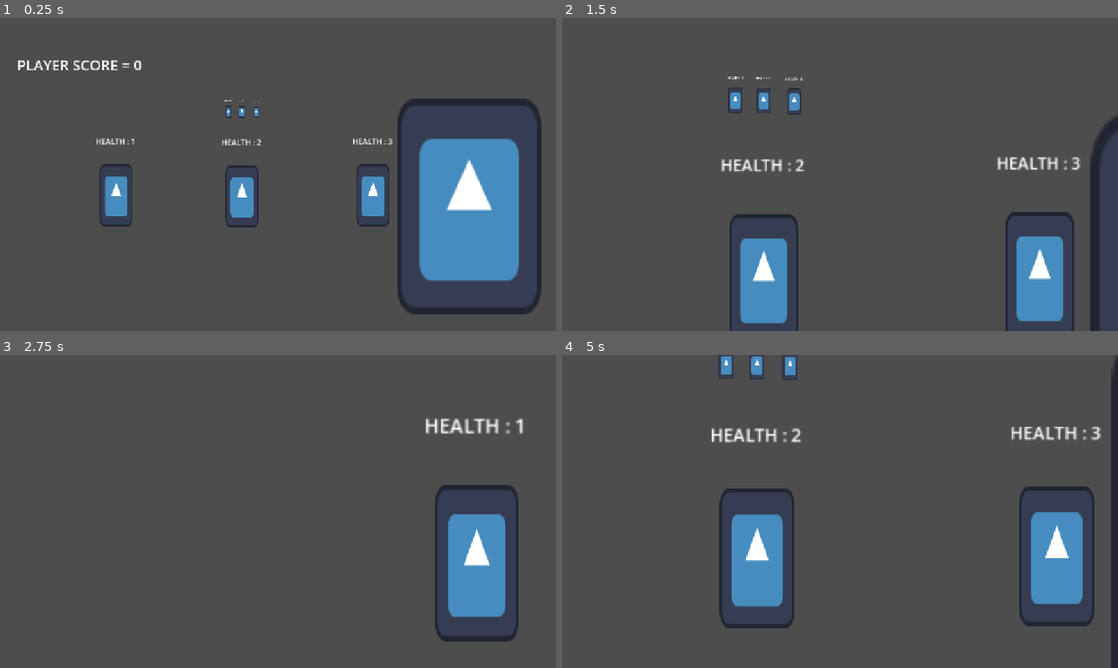
Above: before the commit, frames 1-4 (two rows, left to right).
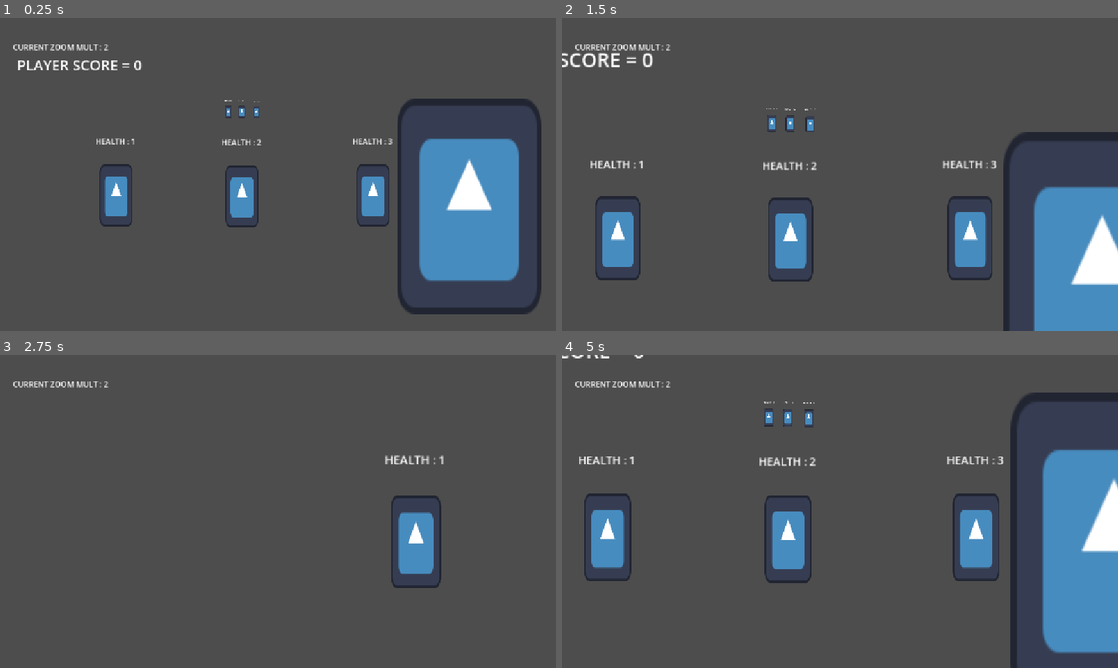
Above: after the commit, the same moments.

Repository: HelpMeFindAUsername/RIFTB
Game: Godot game, scene res://Scenes/2D/Main/main.tscn
Same seed, same stepped clock (60 frames per second), same inputs: the game is played once before the commit and once after it. The engine's default icon, where the game draws it, is replaced by a stand-in: a white triangle on a blue panel in a dark square.
Inputs (mouse positions are in pixels of both pictures, inside the frame that each line leads up to):
- Up to frame 1 (0.25 s): no input
- Up to frame 2 (1.5 s): move the mouse to (840, 46) at 0.52 s; hold Right mouse button (Scope) 0.53-1.28 s; click (840, 46) at 0.67 s; move the mouse to (840, 302) at 1.27 s; right-click (840, 302) at 1.35 s; click (840, 302) at 1.42 s
- Up to frame 3 (2.75 s): move the mouse to (27, 511) at 2.02 s; hold Right mouse button (Scope) from 2.03 s (still down); click (27, 511) at 2.17 s
- Up to frame 4 (5 s): move the mouse to (1090, 511) at 2.77 s; release Right mouse button (Scope) at 2.78 s; right-click (1090, 511) at 2.85 s; click (1090, 511) at 2.92 s; move the mouse to (840, 458) at 3.52 s; hold Right mouse button (Scope) 3.53-4.28 s; click (840, 458) at 3.67 s; move the mouse to (840, 564) at 4.27 s; right-click (840, 564) at 4.35 s; click (840, 564) at 4.42 s

The runs differ from the first frame. In frame 1, 0.2% of the frame differs, in the area x 2-20%, y 8-11%; in frame 2, 16%; in frame 3, 6.7%; in frame 4, 19%, in the area x 0-100%, y 0-100%.

Commit message:
Completed Camera

Diff:
--- a/Scenes/2D/Main/camera.tscn
+++ b/Scenes/2D/Main/camera.tscn
@@ -14,6 +14,15 @@
 
 [sub_resource type="RectangleShape2D" id="RectangleShape2D_fclq7"]
 size = Vector2(62.45, 290.2)
+
+[sub_resource type="GDScript" id="GDScript_a4kck"]
+script/source = "extends Label
+
+@onready var camera_2d = $\"../../Camera2D\"
+
+func _process(_delta):
+	text = \"CURRENT ZOOM MULT : \" + str(camera_2d.zoom_mult)
+"
 
 [node name="Camera" type="Node2D"]
 
@@ -84,6 +93,14 @@
 position = Vector2(917.11, 323.9)
 shape = SubResource("RectangleShape2D_fclq7")
 
+[node name="Current_Zoom_Mult" type="Label" parent="CanvasLayer"]
+offset_right = 249.0
+offset_bottom = 121.0
+text = "CURRENT ZOOM MULT"
+horizontal_alignment = 1
+vertical_alignment = 1
+script = SubResource("GDScript_a4kck")
+
 [connection signal="mouse_entered" from="CanvasLayer/Strong_Movements/Up_Move" to="Camera2D" method="_on_up_move_mouse_entered"]
 [connection signal="mouse_exited" from="CanvasLayer/Strong_Movements/Up_Move" to="Camera2D" method="_on_up_move_mouse_exited"]
 [connection signal="mouse_entered" from="CanvasLayer/Strong_Movements/Down_Move" to="Camera2D" method="_on_down_move_mouse_entered"]
--- a/Scripts/camera_2d.gd
+++ b/Scripts/camera_2d.gd
@@ -3,8 +3,9 @@
 @onready var camera_2d = $"."
 @onready var node_2d = $"../Node2D"
 @export var camera_sens = 0.1
-@export var zoom_mult = 4
+@export var zoom_mult = 2
 var current_zoom_mult : int
+@export var max_mult = 6
 @export var zoom_speed = 0.01
 @export var zoom_strong_mov_speed = 0.15
 @export var zoom_small_mov_speed = 0.05
@@ -30,9 +31,18 @@
 	start_centre_position = node_2d.position
 
 func _input(event):
+	#ZOOM CHECK
 	if event is InputEventMouseButton and event.button_index == MOUSE_BUTTON_RIGHT:
 		if event.pressed:
 			zoom_starting_position = event.position
+
+	if event is InputEventMouseButton:
+		if event.pressed:
+			if event.button_index == MOUSE_BUTTON_WHEEL_UP and zoom_mult < max_mult:
+				zoom_mult += 1
+			if event.button_index == MOUSE_BUTTON_WHEEL_DOWN and zoom_mult > 2:
+				zoom_mult -= 1
+
 
 func _process(_delta):
 	camera_2d.position = lerp(node_2d.position, get_global_mouse_position(), camera_sens)
@@ -69,6 +79,7 @@
 	else:
 		current_zoom_mult = 1
 		node_2d.position = start_centre_position
+
 
 #STRONG MOVEMENTS
 #-------------------------------------------------------------------------------
Not shown: 1 places in Scenes/2D/Main/camera.tscn that only renumber resources
